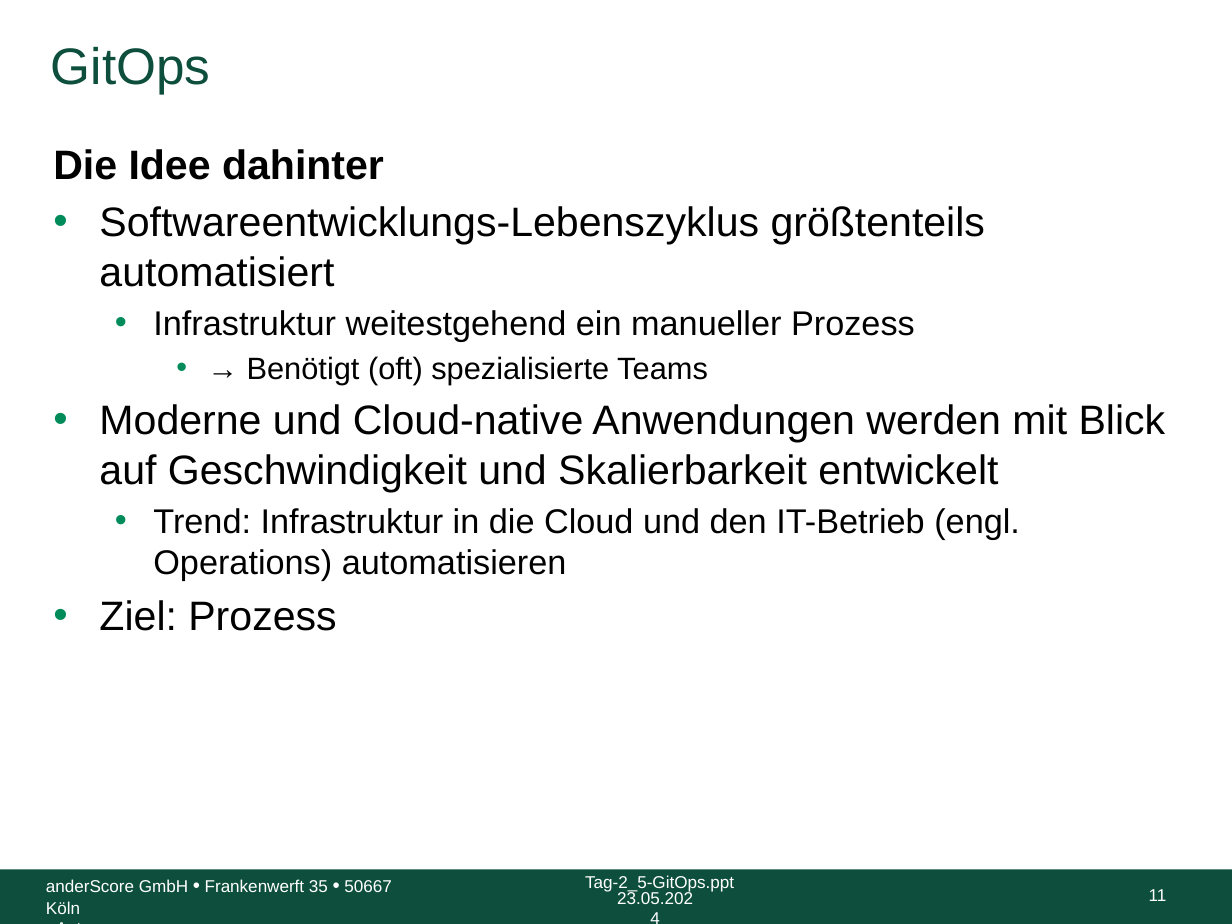
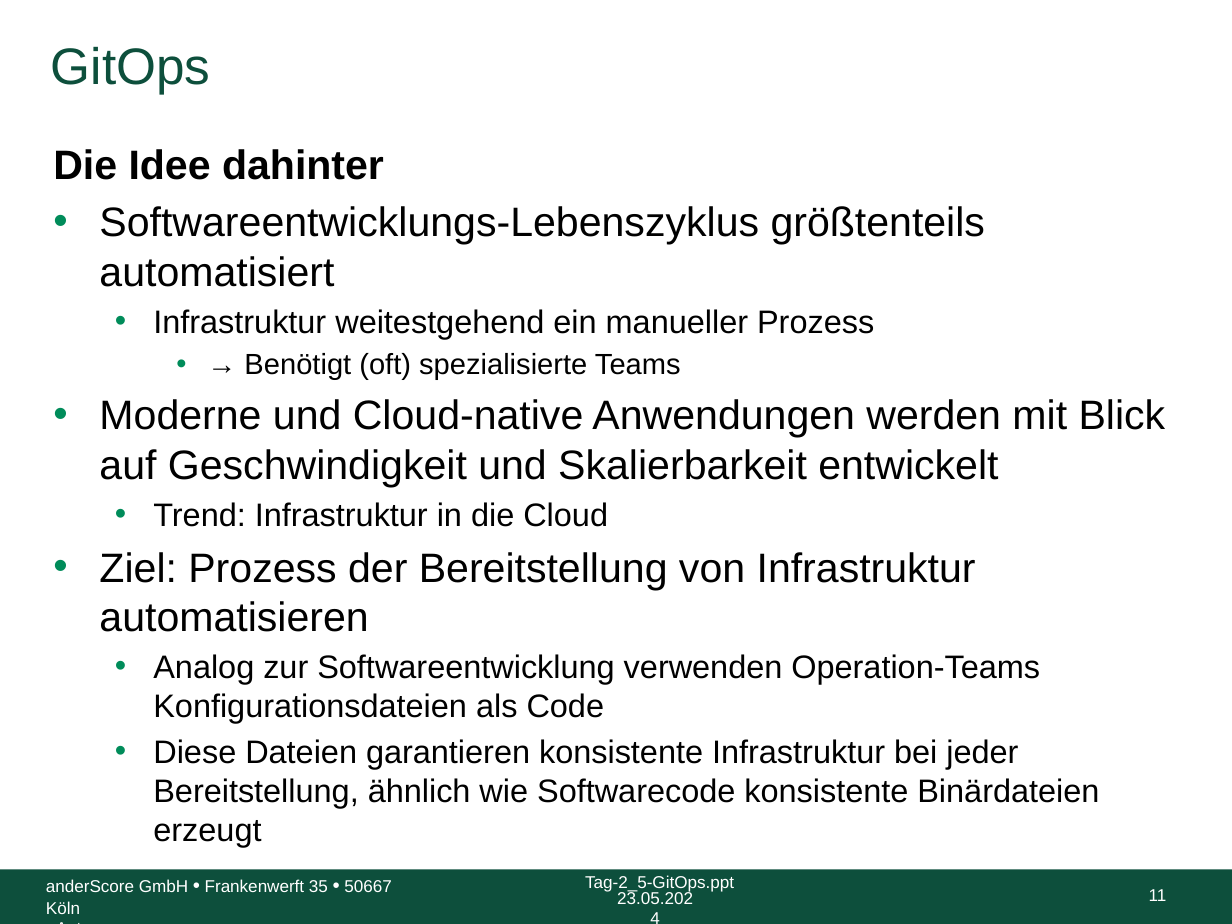
Before and after one commit to anderscore-gmbh/gitlab, a slide deck: slide 11 of slides/Tag-2_5-GitOps.pptx. Drawn at 1232x924 pixels with LibreOffice and Linux fonts; fonts in the diff are those of the drawing; background and template pictures are left out. Boxes give left, top, right and bottom in pixels: in the first picture for what was removed or moved away, otherwise in the second. Text is boxed around its words. In the diff, an @@ line names an element or a change of style, - is before the commit and + after.

```diff
--- a/slides/Tag-2_5-GitOps.pptx
+++ b/slides/Tag-2_5-GitOps.pptx
@@ text at [153,309,874,379]: size 20 to 19 pt in "Infrastruktur weitestgehend ein manueller Prozess"; size 18 to 17 pt in "→ Benötigt (oft) spezialisierte Teams" @@
@@ text at [99,502,1099,847]: text changed; size 20 to 19 pt @@
-  • Trend: Infrastruktur in die Cloud und den IT-Betrieb (engl. Operations) automatisieren
-• Ziel: Prozess
+  • Trend: Infrastruktur in die Cloud
+• Ziel: Prozess der Bereitstellung von Infrastruktur automatisieren
+  • Analog zur Softwareentwicklung verwenden Operation-Teams Konfigurationsdateien als Code
+  • Diese Dateien garantieren konsistente Infrastruktur bei jeder Bereitstellung, ähnlich wie Softwarecode konsistente Binärdateien erzeugt
```
Also in this commit, not shown: 4 other slides changed, 3 slides added, 1 slide removed, 1 other file.
